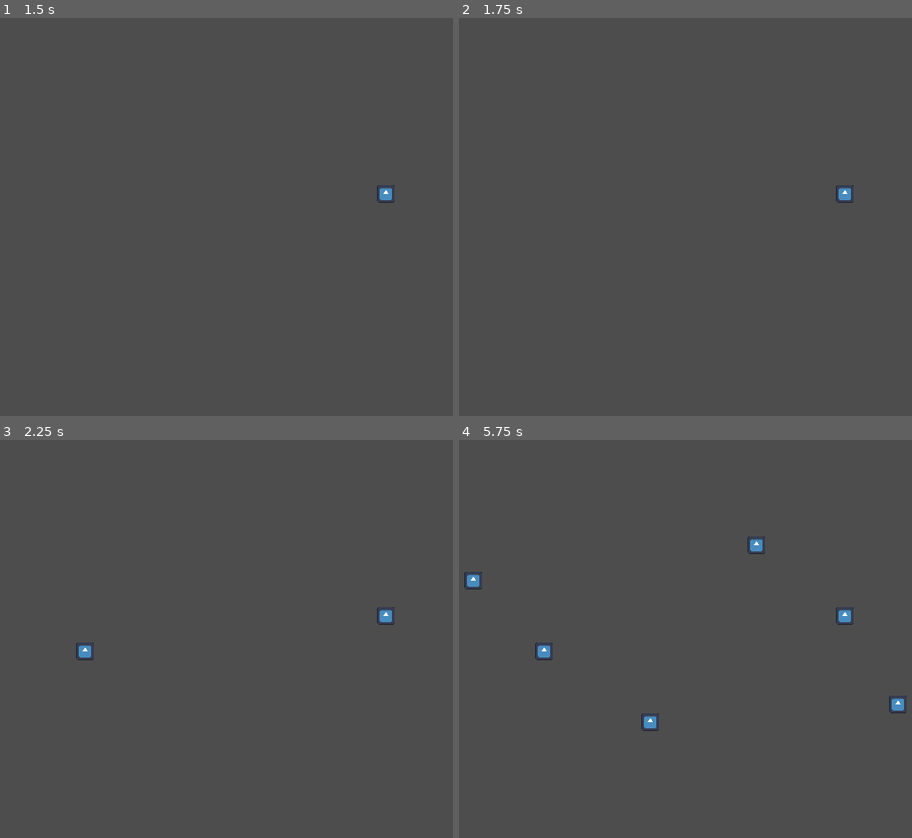
Above: before the commit, frames 1-4 (two rows, left to right).
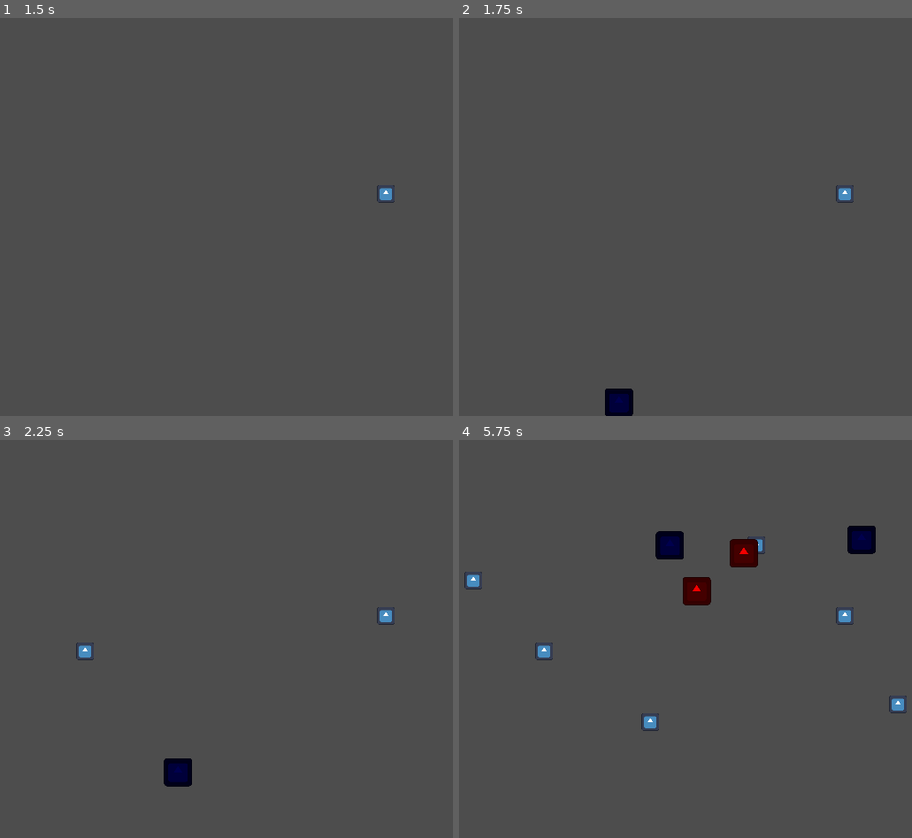
Above: after the commit, the same moments.

Repository: Cax36940/WonderJamDogot
Game: Godot game, scene res://main.tscn
Same seed, same stepped clock (60 frames per second), same inputs: the game is played once before the commit and once after it. The engine's default icon, where the game draws it, is replaced by a stand-in: a white triangle on a blue panel in a dark square.
Inputs (mouse positions are in pixels of both pictures, inside the frame that each line leads up to):
- Up to frame 1 (1.5 s): click "Commencer" at 0.5 s; tap Enter at 1.25 s; move the mouse to (385, 197) at 1.27 s; click (385, 197) at 1.35 s
- Up to frame 2 (1.75 s): no input
- Up to frame 3 (2.25 s): move the mouse to (90, 658) at 2.02 s; click (90, 658) at 2.1 s
- Up to frame 4 (5.75 s): move the mouse to (757, 551) at 2.77 s; click (757, 551) at 2.85 s; move the mouse to (653, 718) at 3.52 s; click (653, 718) at 3.6 s; move the mouse to (902, 698) at 4.27 s; click (902, 698) at 4.35 s; move the mouse to (477, 579) at 5.02 s; click (477, 579) at 5.1 s

Frame 1 is identical in both runs. In frame 2, 0.4% of the frame differs, in the area x 32-39%, y 93-100%; in frame 3, 0.4%; in frame 4, 1.8%, in the area x 43-92%, y 21-42%.

Commit message:
spawn, déplacement

Diff:
--- /dev/null
+++ b/ennemies/ennemies.gd
@@ -0,0 +1,26 @@
+extends Node2D
+
+var velocity = Vector2.ZERO
+var speed = 50
+
+# Called when the node enters the scene tree for the first time.
+func _ready() -> void:
+	pass # Replace with function body.
+
+
+# Called every frame. 'delta' is the elapsed time since the previous frame.
+func _process(delta: float) -> void:
+	var parent: Node2D = get_parent()
+	velocity = parent.global_position - global_position
+	velocity = velocity.normalized() * speed
+	global_position += velocity * delta
+	if (parent.global_position - global_position).length() < 0.1 :
+		queue_free()
+
+func setup1():
+	speed = 50
+	modulate = Color(1,0,0)
+
+func setup2():
+	speed = 100
+	modulate = Color(0,0,1)
--- /dev/null
+++ b/ennemies/ennemies.tscn
@@ -0,0 +1,20 @@
+[gd_scene load_steps=4 format=3 uid="uid://dk1jkxnnd418q"]
+
+[ext_resource type="Script" path="res://ennemies/ennemies.gd" id="1_24r05"]
+[ext_resource type="Texture2D" uid="uid://b3x8ea25yemf3" path="res://icon.svg" id="2_uksee"]
+
+[sub_resource type="RectangleShape2D" id="RectangleShape2D_uyyn3"]
+size = Vector2(128, 129)
+
+[node name="ennemies" type="Node2D"]
+script = ExtResource("1_24r05")
+
+[node name="Icon" type="Sprite2D" parent="."]
+modulate = Color(0.956082, 0.244301, 0.304096, 1)
+texture = ExtResource("2_uksee")
+
+[node name="StaticBody2D" type="StaticBody2D" parent="."]
+
+[node name="CollisionShape2D" type="CollisionShape2D" parent="StaticBody2D"]
+position = Vector2(0, 0.5)
+shape = SubResource("RectangleShape2D_uyyn3")
--- /dev/null
+++ b/ennemies/spawner.gd
@@ -0,0 +1,30 @@
+extends Node2D
+
+const ENNEMY_SPAWN_TIME = 1
+var timer = ENNEMY_SPAWN_TIME
+var scene = preload("res://ennemies/ennemies.tscn")
+
+# Called when the node enters the scene tree for the first time.
+func _ready() -> void:
+	pass # Replace with function body.
+
+
+# Called every frame. 'delta' is the elapsed time since the previous frame.
+func _process(delta: float) -> void:
+	timer -= delta
+	if timer < 0 :
+		timer = ENNEMY_SPAWN_TIME
+		spawn()
+
+
+func spawn():
+	var instance = scene.instantiate()
+	var random_value = randf_range(0, 2*PI)
+	instance.position.x = 200 * cos(random_value)
+	instance.position.y = 200 * sin(random_value)
+	instance.scale *= 0.2
+	if randi_range(0,1) == 0:
+		instance.setup1()
+	else:
+		instance.setup2()
+	add_child(instance)
--- /dev/null
+++ b/ennemies/spawner.tscn
@@ -0,0 +1,6 @@
+[gd_scene load_steps=2 format=3 uid="uid://25ocrsgv466b"]
+
+[ext_resource type="Script" path="res://ennemies/spawner.gd" id="1_g0vjy"]
+
+[node name="Spawner" type="Node2D"]
+script = ExtResource("1_g0vjy")
--- a/world.tscn
+++ b/world.tscn
@@ -1,6 +1,7 @@
-[gd_scene load_steps=2 format=3 uid="uid://bi422o21y7s82"]
+[gd_scene load_steps=3 format=3 uid="uid://bi422o21y7s82"]
 
 [ext_resource type="Script" path="res://world.gd" id="1_n6rbg"]
+[ext_resource type="PackedScene" uid="uid://25ocrsgv466b" path="res://ennemies/spawner.tscn" id="2_n0e68"]
 
 [node name="World" type="Node2D"]
 script = ExtResource("1_n6rbg")
@@ -12,3 +13,6 @@
 [node name="MouseObjectContainer" type="Node2D" parent="."]
 
 [node name="GridObjectContainer" type="Node2D" parent="."]
+
+[node name="Spawner" parent="." instance=ExtResource("2_n0e68")]
+position = Vector2(327, 185)
Not shown, added: ennemies/spa4BD5.tmp
